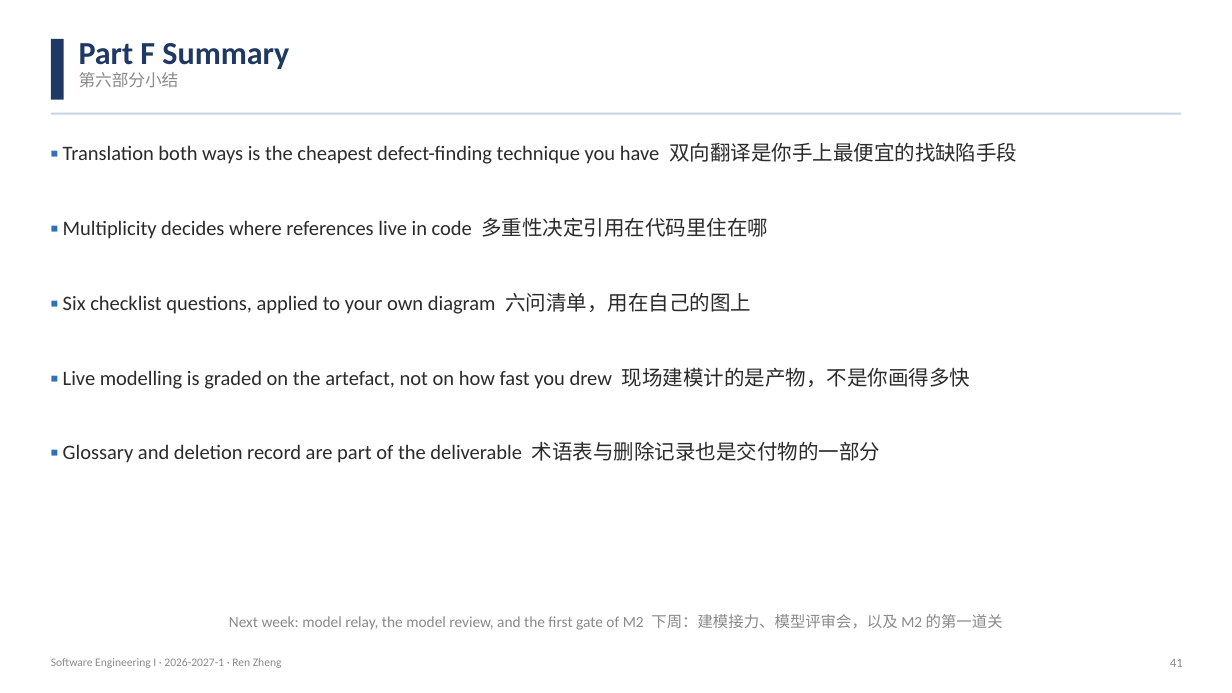
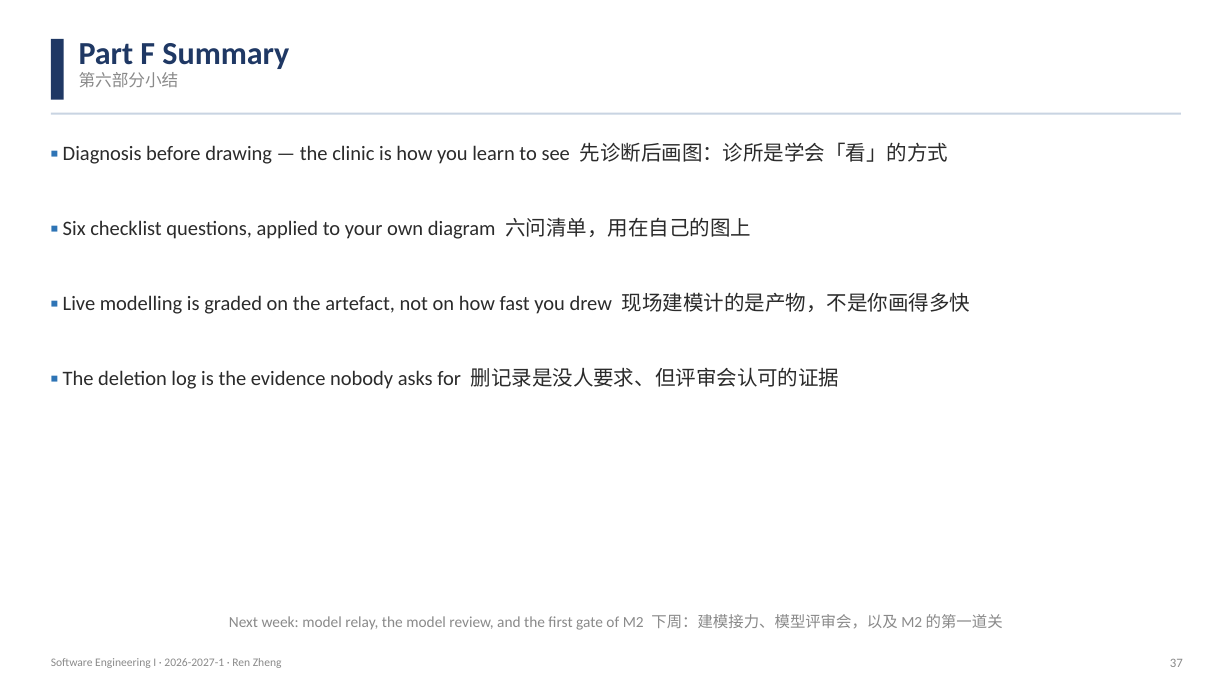
Before and after one commit to klausren/software-engineering-course, a slide deck: slide 37 of 01-slides/W09-Requirements-Modeling-Domain-Model.pptx (slide 41 before the commit). Drawn at 1232x693 pixels with LibreOffice and Linux fonts; fonts in the diff are those of the drawing. Boxes give left, top, right and bottom in pixels: in the first picture for what was removed or moved away, otherwise in the second. Text is boxed around its words. In the diff, an @@ line names an element or a change of style, - is before the commit and + after.

```diff
--- a/01-slides/W09-Requirements-Modeling-Domain-Model.pptx
+++ b/01-slides/W09-Requirements-Modeling-Domain-Model.pptx
@@ text at [63, 142, 949, 164]: text changed @@
-▪ Translation both ways is the cheapest defect-finding technique you have 双向翻译是你手上最便宜的找缺陷手段
-▪ Multiplicity decides where references live in code 多重性决定引用在代码里住在哪
+▪ Diagnosis before drawing — the clinic is how you learn to see 先诊断后画图：诊所是学会「看」的方式
@@ text at [63, 367, 840, 389]: text changed @@
-▪ Glossary and deletion record are part of the deliverable 术语表与删除记录也是交付物的一部分
+▪ The deletion log is the evidence nobody asks for 删记录是没人要求、但评审会认可的证据
@@ text at [1170, 659, 1183, 667]: text changed @@
-41
+37
```
Also in this commit, not shown: 25 other slides changed, 6 slides added, 10 slides removed.
